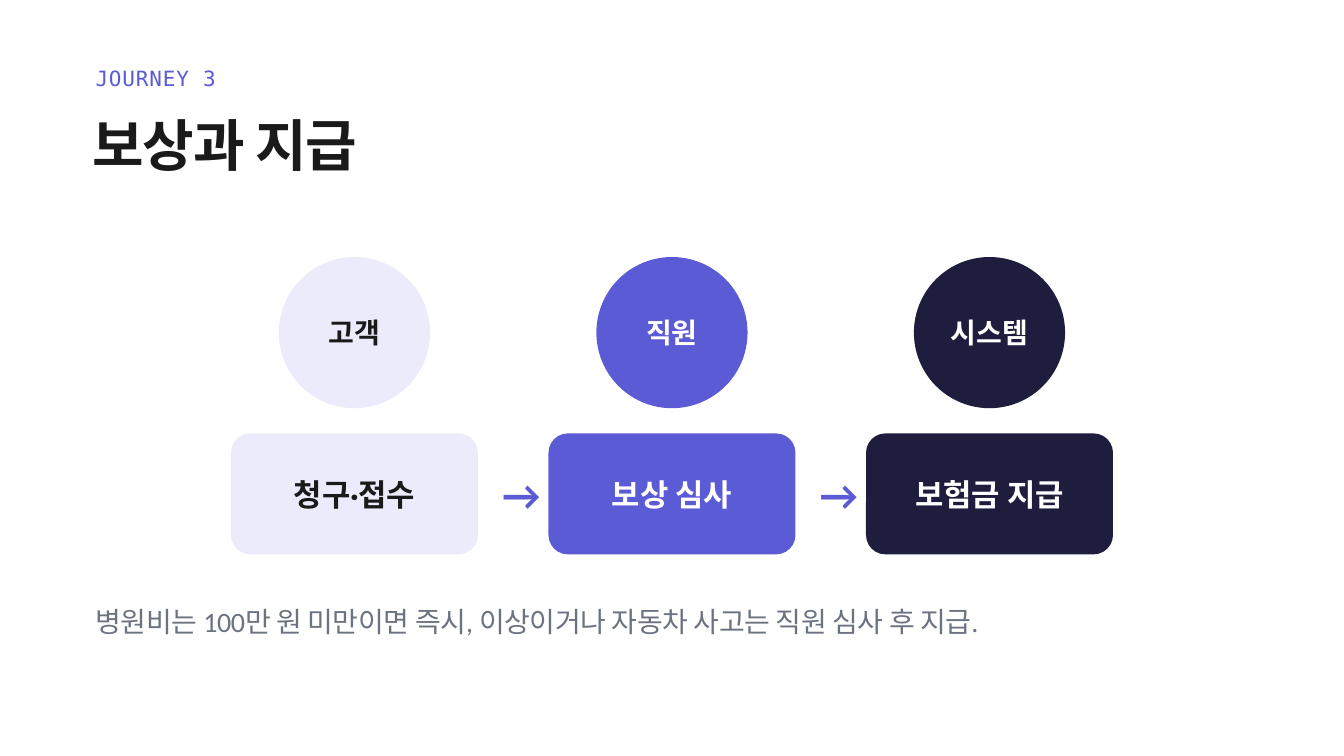
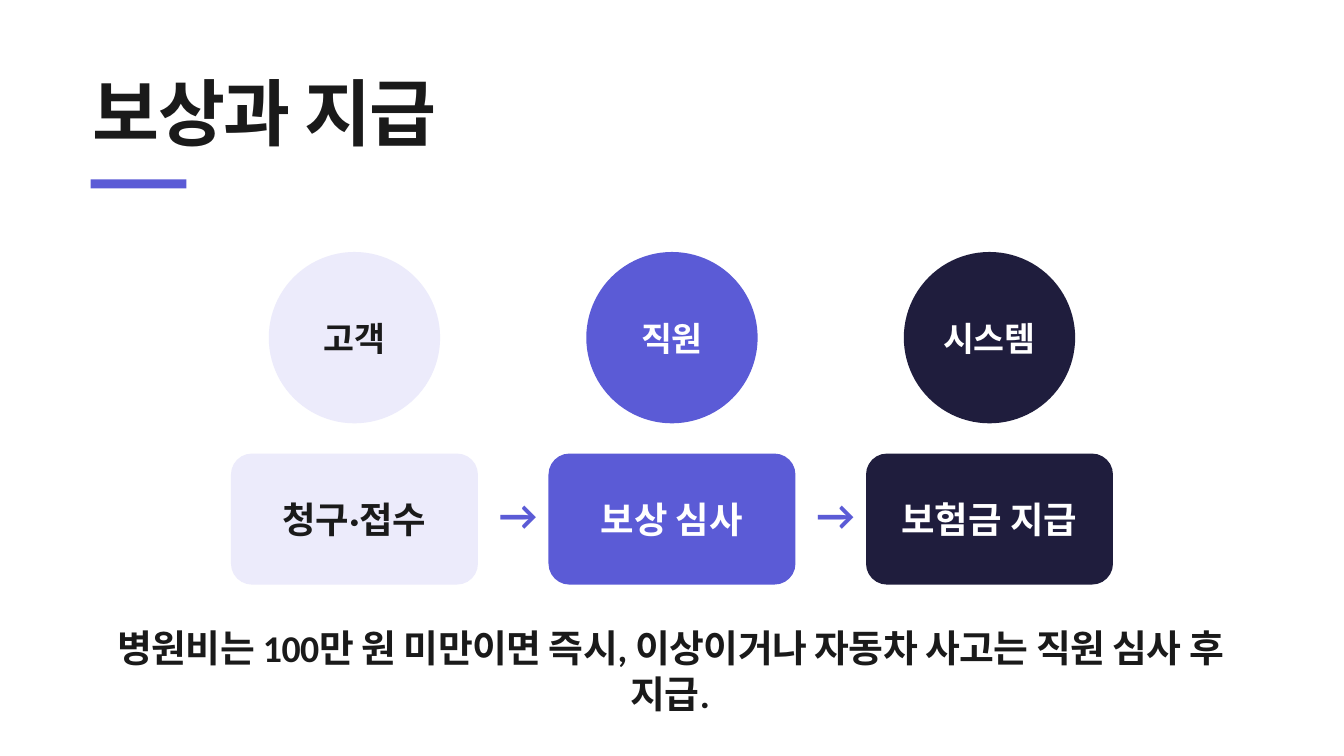
Before and after one commit to heyoonyoon/distributed-programming, a slide deck: slide 8 of docs/presentation/보험발표-figma.pptx. Drawn at 1344x756 pixels with LibreOffice and Linux fonts; fonts in the diff are those of the drawing. Boxes give left, top, right and bottom in pixels: in the first picture for what was removed or moved away, otherwise in the second. Text is boxed around its words. In the diff, an @@ line names an element or a change of style, - is before the commit and + after.

```diff
--- a/docs/presentation/보험발표-figma.pptx
+++ b/docs/presentation/보험발표-figma.pptx
@@ text "보상과 지급": place and size @@
-text "보상과 지급" at <box>93,119,357,171</box>
+text "보상과 지급" at <box>93,79,436,147</box>
@@ text "보상과 지급" at <box>93,79,436,147</box>: size 40 to 52 pt, letter spacing -0.8 to -1 pt @@
@@ text removed at <box>96,70,216,87</box> @@
-JOURNEY 3
@@ rectangle added at <box>91,179,187,189</box>, fill #5B5BD6 @@
@@ ellipse "고객": place and size @@
-ellipse "고객" at <box>279,257,431,408</box>
+ellipse "고객" at <box>269,252,441,423</box>
@@ ellipse "직원": place and size @@
-ellipse "직원" at <box>597,257,748,408</box>
+ellipse "직원" at <box>587,252,758,423</box>
@@ size 20 to 24 pt in 3 elements at <box>269,252,441,423</box>, <box>587,252,758,423</box>, <box>904,252,1076,423</box> @@
@@ ellipse "시스템": place and size @@
-ellipse "시스템" at <box>914,257,1066,408</box>
+ellipse "시스템" at <box>904,252,1076,423</box>
@@ rounded rectangle "청구·접수": place and size @@
-rounded rectangle "청구·접수" at <box>231,434,478,555</box>
+rounded rectangle "청구·접수" at <box>231,454,478,585</box>
@@ text "→": place and size @@
-text "→" at <box>486,459,557,529</box>
+text "→" at <box>483,479,554,549</box>
@@ rounded rectangle "보상 심사": place and size @@
-rounded rectangle "보상 심사" at <box>548,434,796,555</box>
+rounded rectangle "보상 심사" at <box>548,454,796,585</box>
@@ text "→": place and size @@
-text "→" at <box>804,459,874,529</box>
+text "→" at <box>801,479,871,549</box>
@@ size 22 to 26 pt in 3 elements at <box>231,454,478,585</box>, <box>548,454,796,585</box>, <box>866,454,1113,585</box> @@
@@ rounded rectangle "보험금 지급": place and size @@
-rounded rectangle "보험금 지급" at <box>866,434,1113,555</box>
+rounded rectangle "보험금 지급" at <box>866,454,1113,585</box>
@@ text "병원비는 100만 원 미만이면 즉시, ...": place and size @@
-text "병원비는 100만 원 미만이면 즉시, ..." at <box>96,608,978,636</box>
+text "병원비는 100만 원 미만이면 즉시, ..." at <box>118,630,1224,712</box>
@@ text "병원비는 100만 원 미만이면 즉시, ..." at <box>118,630,1224,712</box>: size 20 to 27 pt, text colour #6B7280 to #1A1A1A, letter spacing -0.3 to -0.4 pt, bold on; alignment left to centre @@
```
Also in this commit, not shown: 15 other slides changed, 4 slides added, 4 slides removed, 7 other files.
